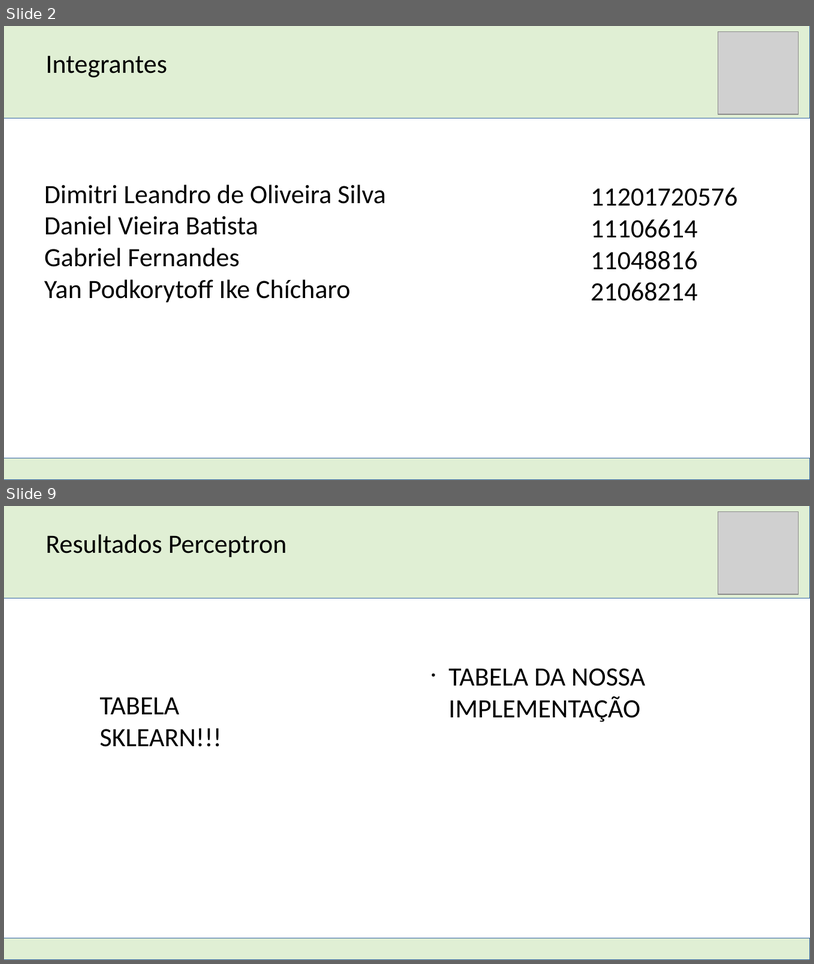
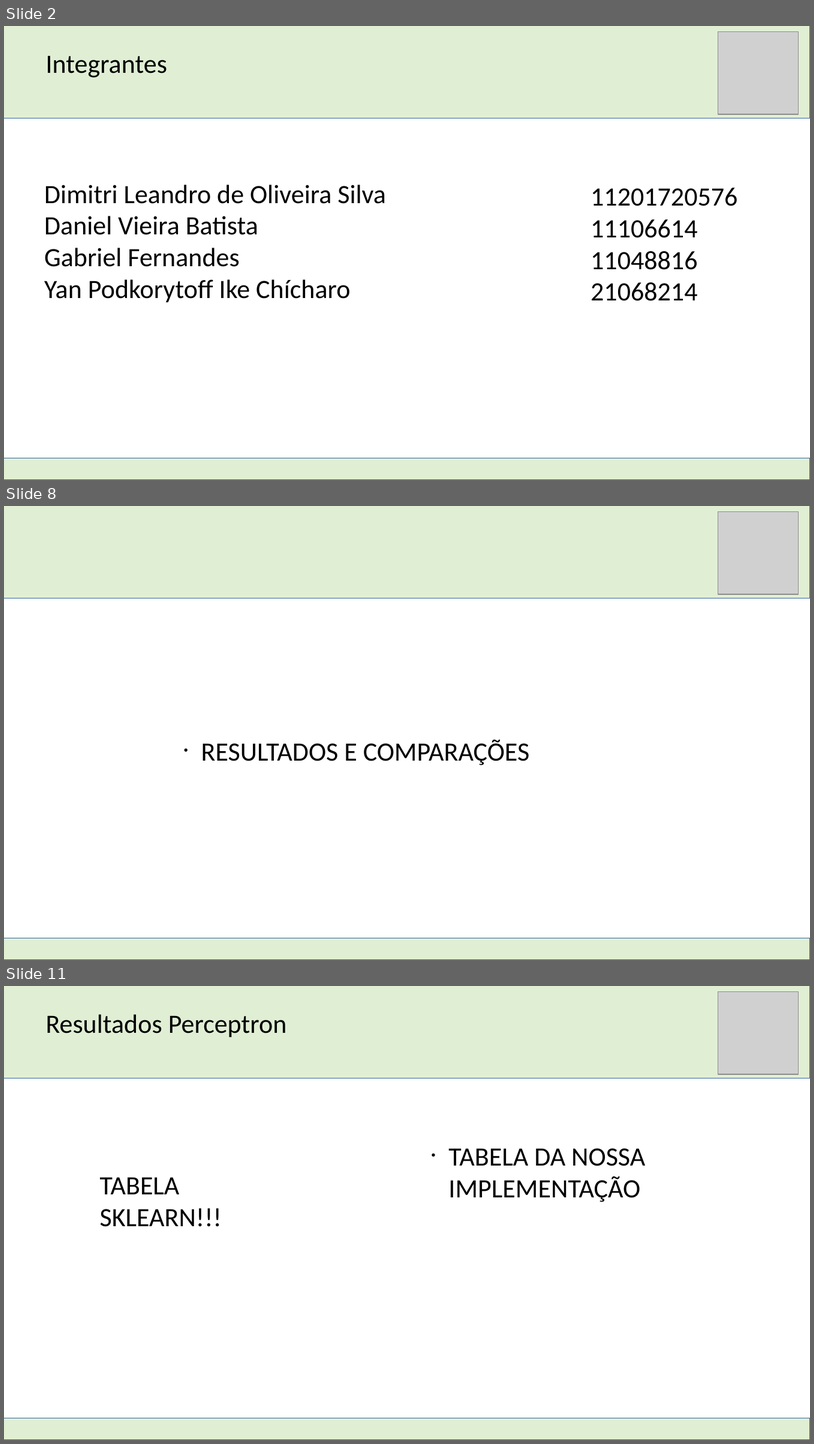
Before and after one commit to DimitriLeandro/ProjetoFinalSistemasInteligentesUFABC, a slide deck: Apresentação SI.odp. Shown one above the other, each under a label of ours: slides 2 and 9 before the commit, slides 2, 8 and 11 after it; the slides between them are not shown. The pictures are 814x964 and 814x1444 pixels, drawn with LibreOffice and Linux fonts; fonts in the diff are those of the drawing; grey boxes stand for pictures. Boxes give left, top, right and bottom in pixels: in the first picture for what was removed or moved away, otherwise in the second. Text is boxed around its words. In the diff, an @@ line names an element or a change of style, - is before the commit and + after.

```diff
--- a/Apresentação SI.odp
+++ b/Apresentação SI.odp
@@ slide 8 added at <box>4,506,810,960</box>, background #FFFFFF @@
@@ rectangle added at <box>4,506,810,598</box>, fill #E0EFD4, outline #3465A4 0 pt @@
@@ picture added at <box>718,512,798,595</box> @@
@@ text added at <box>201,739,530,765</box>, 26 pt, text #000000 @@
+• RESULTADOS E COMPARAÇÕES
@@ rectangle added at <box>4,939,810,960</box>, fill #E0EFD4, outline #3465A4 0 pt @@
@@ what was slide 9 is now slide 11 @@
```
Also in this commit, not shown: 7 slides changed, 1 other slide added.
